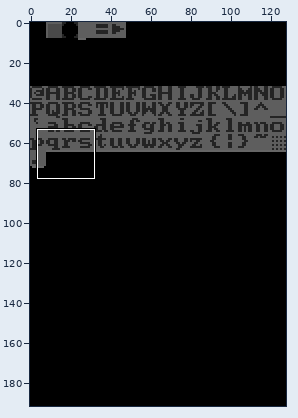
Two versions of one pixel-art file, raw_graphics/tileset.aseprite. The first picture is a wide view before the edit; the outline marks the close-up.
Close-up. Before the edit:
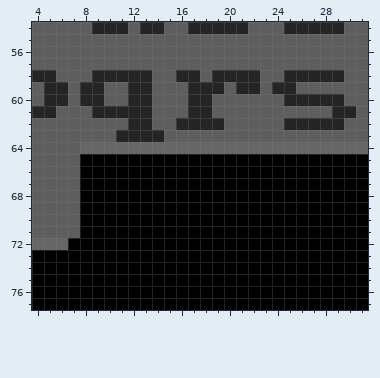
128x192 pixels, 1 frame. Shown: x 4..31, y 54..77.
And afterwards:
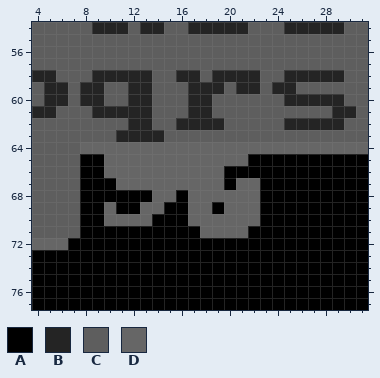
Palette (. is transparent): A #000000  B #242424  C #5e5e5e  D #666666
Changes in this commit:
Colour A becomes colour D in row 65 at x 10 to 21; in row 66 at x 10 to 19; in row 67 at x 11 to 19 and 21 to 22; in row 68 at x 14 to 15 and 17 to 22; in row 69 at x 10, 13 to 14, 17 to 18 and 20 to 22; in row 70 at x 10 to 13 and 17 to 22.
Colour A becomes colour D in row 71 at x 18 to 21.
